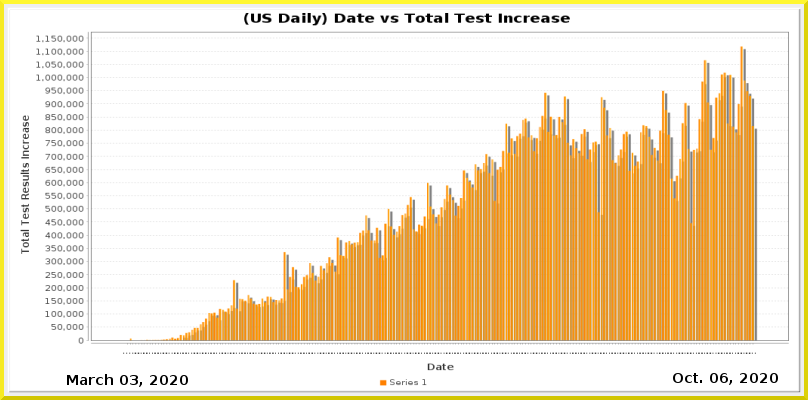
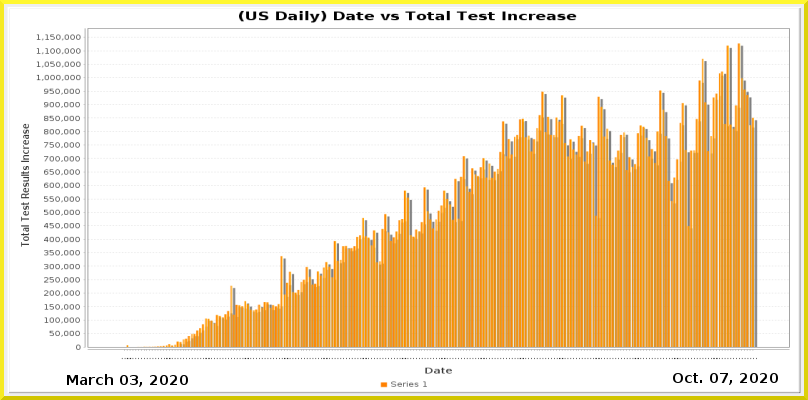
Layered file, before and after one edit (w=808, h=400). Changes by layer:
painted on "Current Date" over (x1=720, y1=373, x2=728, y2=383)
painted on "Date_vs_TestIncrease.png" over (x1=7, y1=7, x2=801, y2=394)
